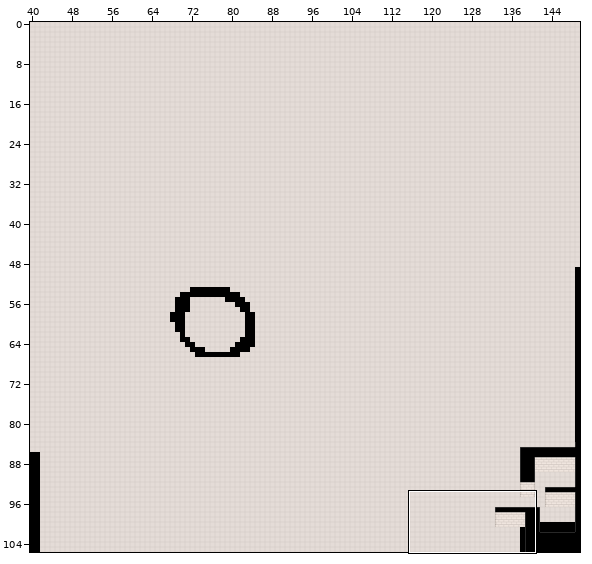
One commit to this Tiled map: assets/data/walmartReal.tmx. Above: a wide view before the commit, with the close-up outlined.
Close-up. Before the commit:
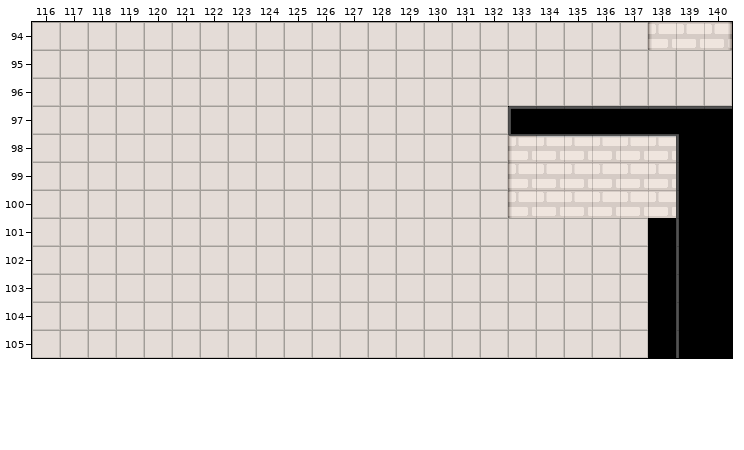
Cells are 32x32 px. Shown: x 116..140, y 94..105. The commit also changed other parts of the map, which this record leaves out.
New version:
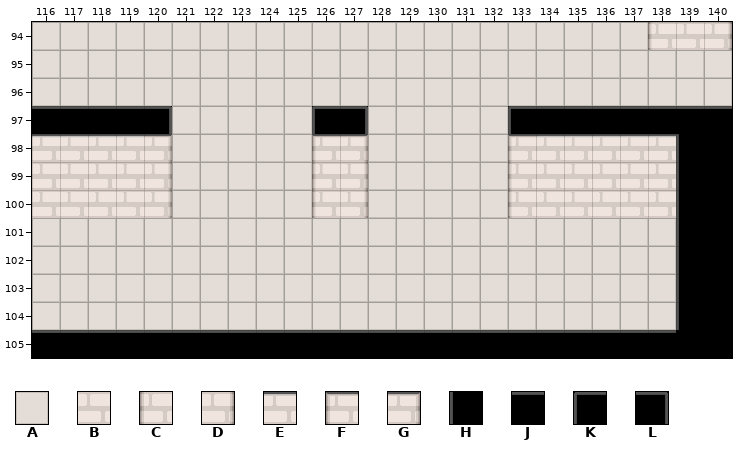
Key: from "TilesOnly": A 1, B 2, C 3, D 4, E 6, F 7, G 8, H 12, J 13, K 15, L 16.
_ is an empty cell, . an unchanged one.
Difference:
--- layer "Background"
@@ x 116..127 @@
- 97 AAAAA.....AA
+ 97 _____.....__
@@ x 116..138 @@
-101 ......................_
-102 ......................_
-103 ......................_
-104 ......................_
-105 AAAAAAAAAAAAAAAAAAAAAA.
+101 ......................A
+102 ......................A
+103 ......................A
+104 ......................A
+105 ______________________.
--- layer "Foreground"
@@ x 116..127 @@
- 97 _____.....__
- 98 _____.....__
- 99 _____.....__
-100 _____.....__
+ 97 JJJJL.....KL
+ 98 EEEEG.....FG
+ 99 BBBBD.....CD
+100 BBBBD.....CD
@@ x 116..139 @@
-105 _______________________H
+105 JJJJJJJJJJJJJJJJJJJJJJJ_
Changed places in both close-ups, as pixel boxes (x1, y1, x2, y2):
changed: (32, 106, 172, 218)
changed: (312, 106, 368, 218)
changed: (32, 218, 679, 358)
